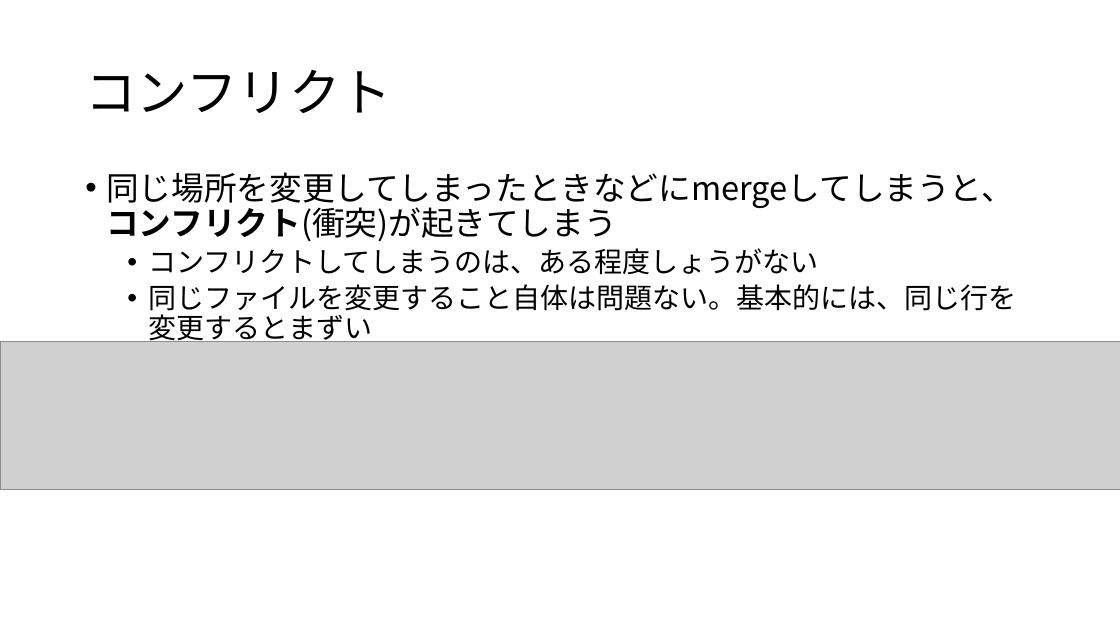
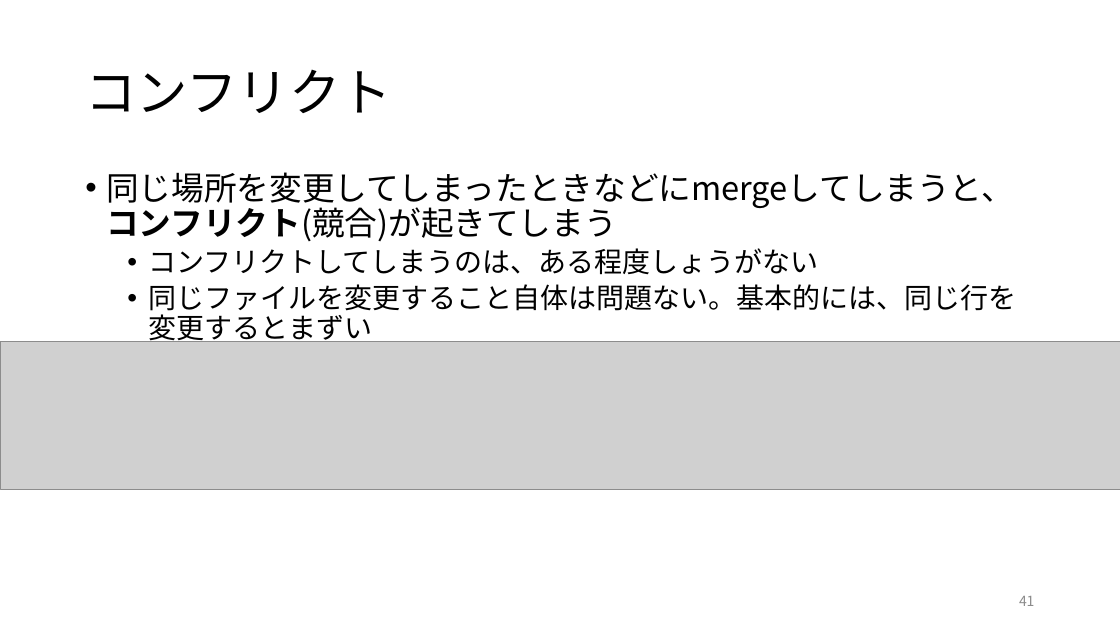
Before and after one commit to maru0519/git-edu, a slide deck: slide 41 of siryou.pptx (slide 40 before the commit). Drawn at 1120x630 pixels with LibreOffice and Linux fonts; fonts in the diff are those of the drawing; grey boxes stand for pictures. Boxes give left, top, right and bottom in pixels: in the first picture for what was removed or moved away, otherwise in the second. Text is boxed around its words. In the diff, an @@ line names an element or a change of style, - is before the commit and + after.

```diff
--- a/siryou.pptx
+++ b/siryou.pptx
@@ text at (106, 172, 1014, 241): text changed @@
-• 同じ場所を変更してしまったときなどにmergeしてしまうと、コンフリクト(衝突)が起きてしまう
+• 同じ場所を変更してしまったときなどにmergeしてしまうと、コンフリクト(競合)が起きてしまう
@@ page number added at (1019, 596, 1035, 606), 12 pt, text #8C8C8C @@
+41
```
Also in this commit, not shown: 63 other slides changed, 3 slides added, 1 slide removed.
